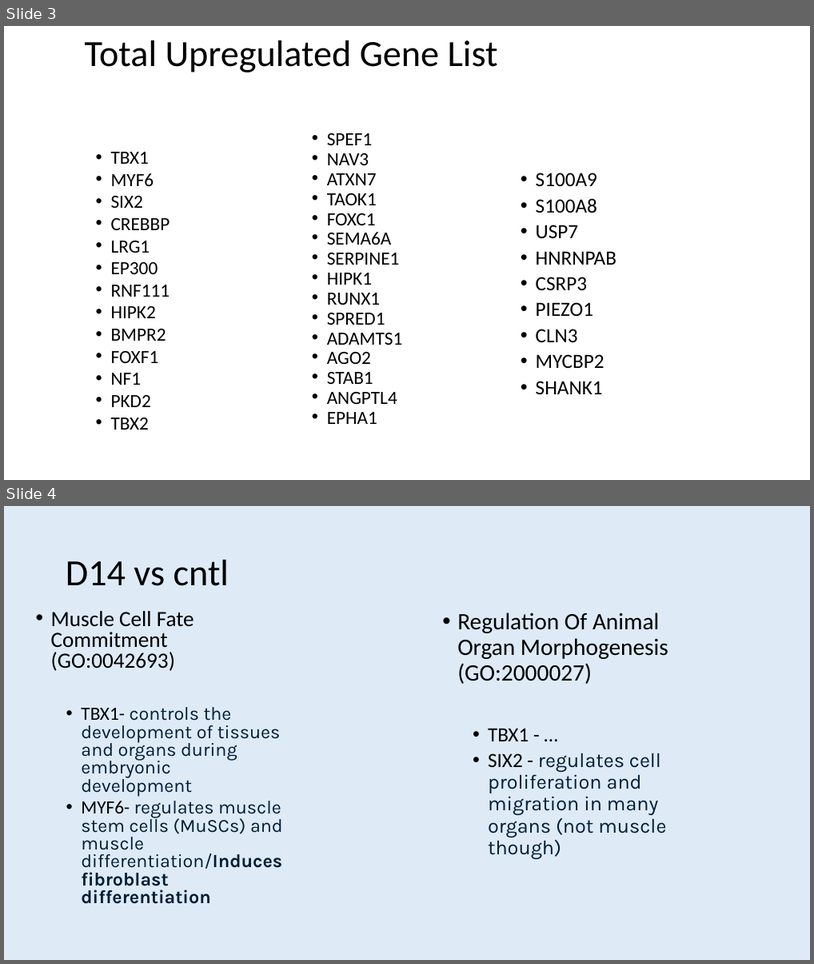
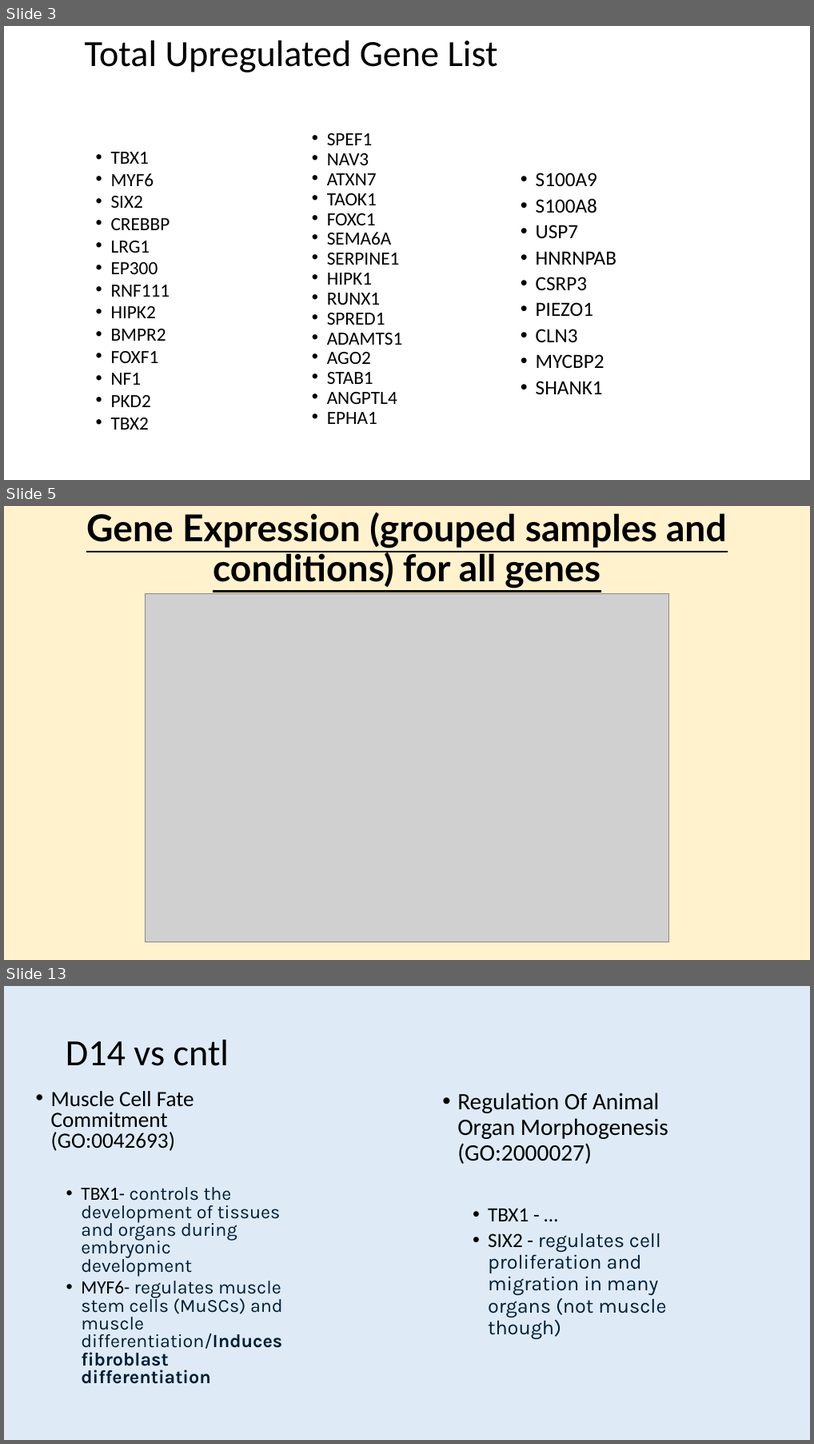
Before and after one commit to zbates1/Owens-Lab-RNASeq, a slide deck: Col1GFP_Sepsis/DEG analysis.pptx. Shown one above the other, each under a label of ours: slides 3 and 4 before the commit, slides 3, 5 and 13 after it; the slides between them are not shown. The pictures are 814x964 and 814x1444 pixels, drawn with LibreOffice and Linux fonts; fonts in the diff are those of the drawing; grey boxes stand for pictures. Boxes give left, top, right and bottom in pixels: in the first picture for what was removed or moved away, otherwise in the second. Text is boxed around its words. In the diff, an @@ line names an element or a change of style, - is before the commit and + after.

```diff
--- a/Col1GFP_Sepsis/DEG analysis.pptx
+++ b/Col1GFP_Sepsis/DEG analysis.pptx
@@ slide 5 added at (4,506,810,960), background #FFF2CC @@
@@ title added at (86,512,727,588), 44 pt, text #000000, bold, underline @@
+Gene Expression (grouped samples and conditions) for all genes
@@ picture added at (145,594,670,942) @@
@@ what was slide 4 is now slide 13 @@
```
Also in this commit, not shown: 8 other slides added, 4 other files.
